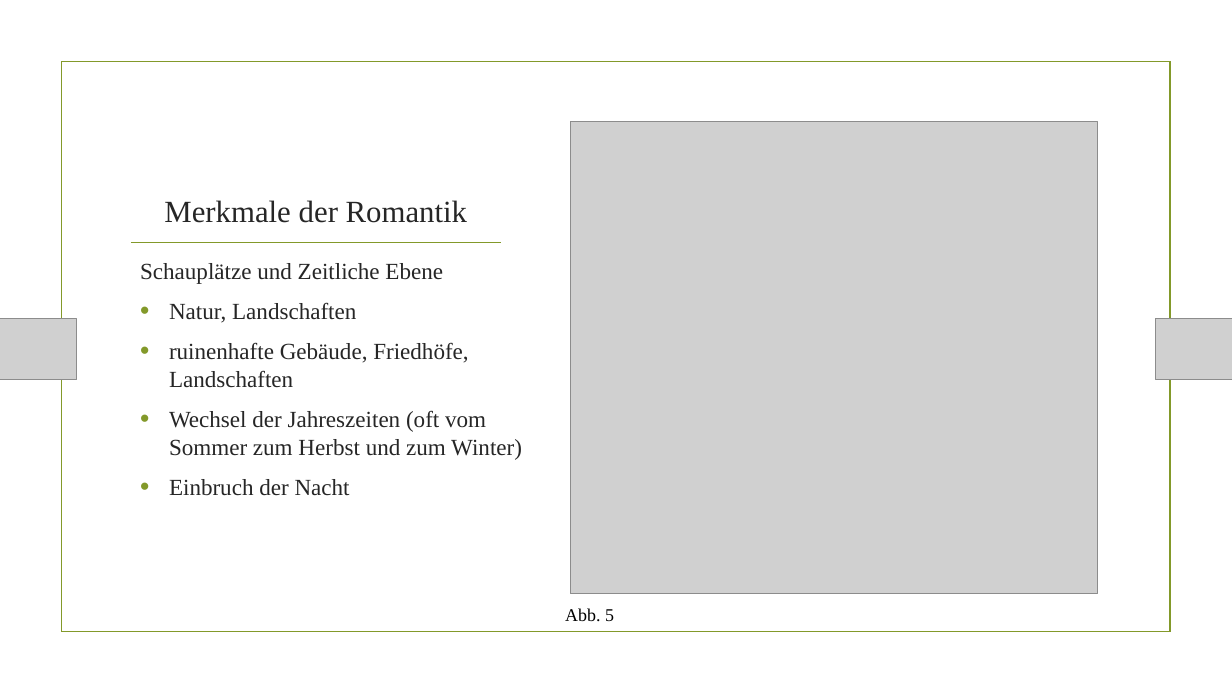
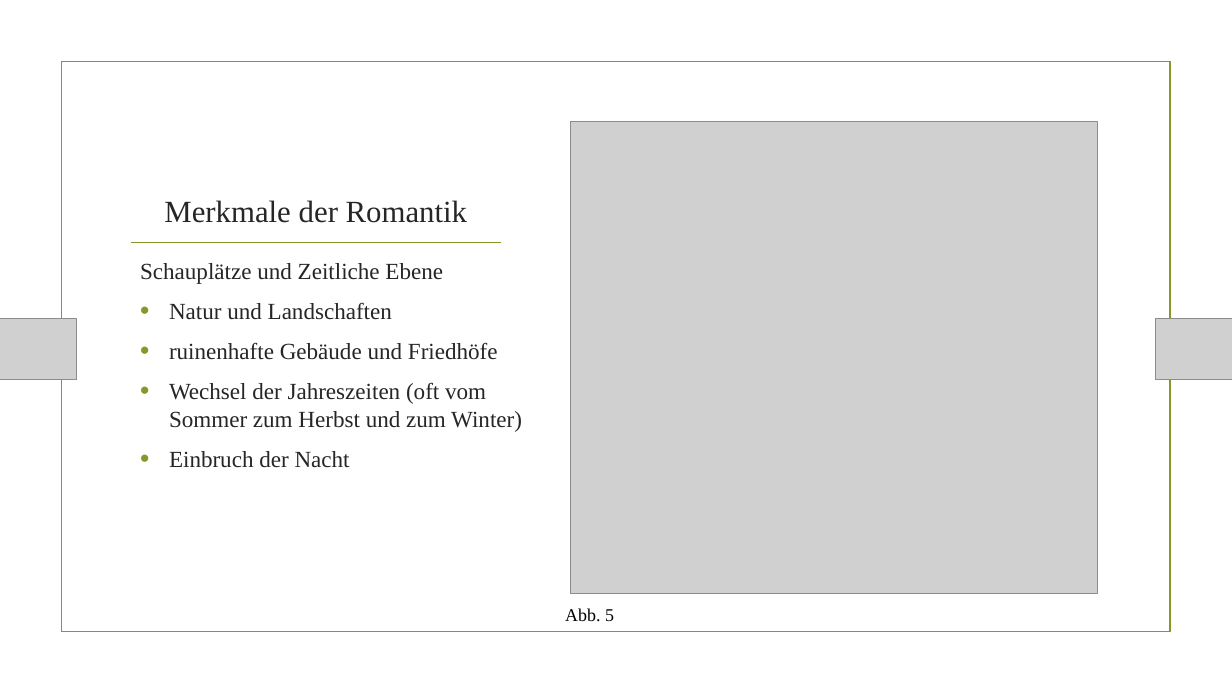
Before and after one commit to AkazeX/Schule, a slide deck: slide 8 of BM/Deutsch/Romantik/Romantik.pptx. Drawn at 1232x693 pixels with LibreOffice and Linux fonts; fonts in the diff are those of the drawing; grey boxes stand for pictures; background and template pictures are left out. Boxes give left, top, right and bottom in pixels: in the first picture for what was removed or moved away, otherwise in the second. Text is boxed around its words. In the diff, an @@ line names an element or a change of style, - is before the commit and + after.

```diff
--- a/BM/Deutsch/Romantik/Romantik.pptx
+++ b/BM/Deutsch/Romantik/Romantik.pptx
@@ text at box(169, 302, 498, 360): text changed @@
-• Natur, Landschaften
-• ruinenhafte Gebäude, Friedhöfe, Landschaften
+• Natur und Landschaften
+• ruinenhafte Gebäude und Friedhöfe
```
Also in this commit, not shown: 2 other slides changed.
